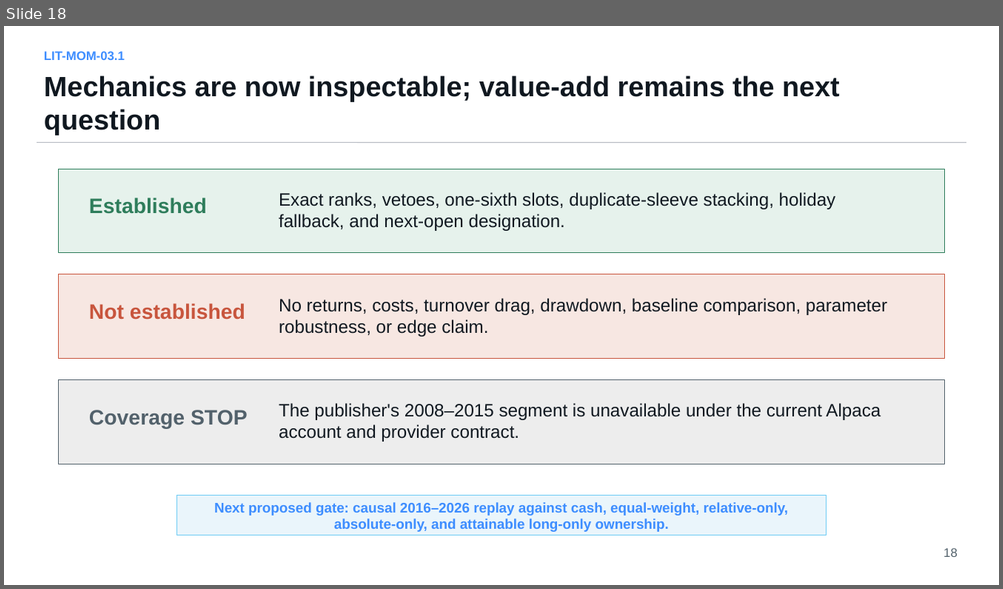
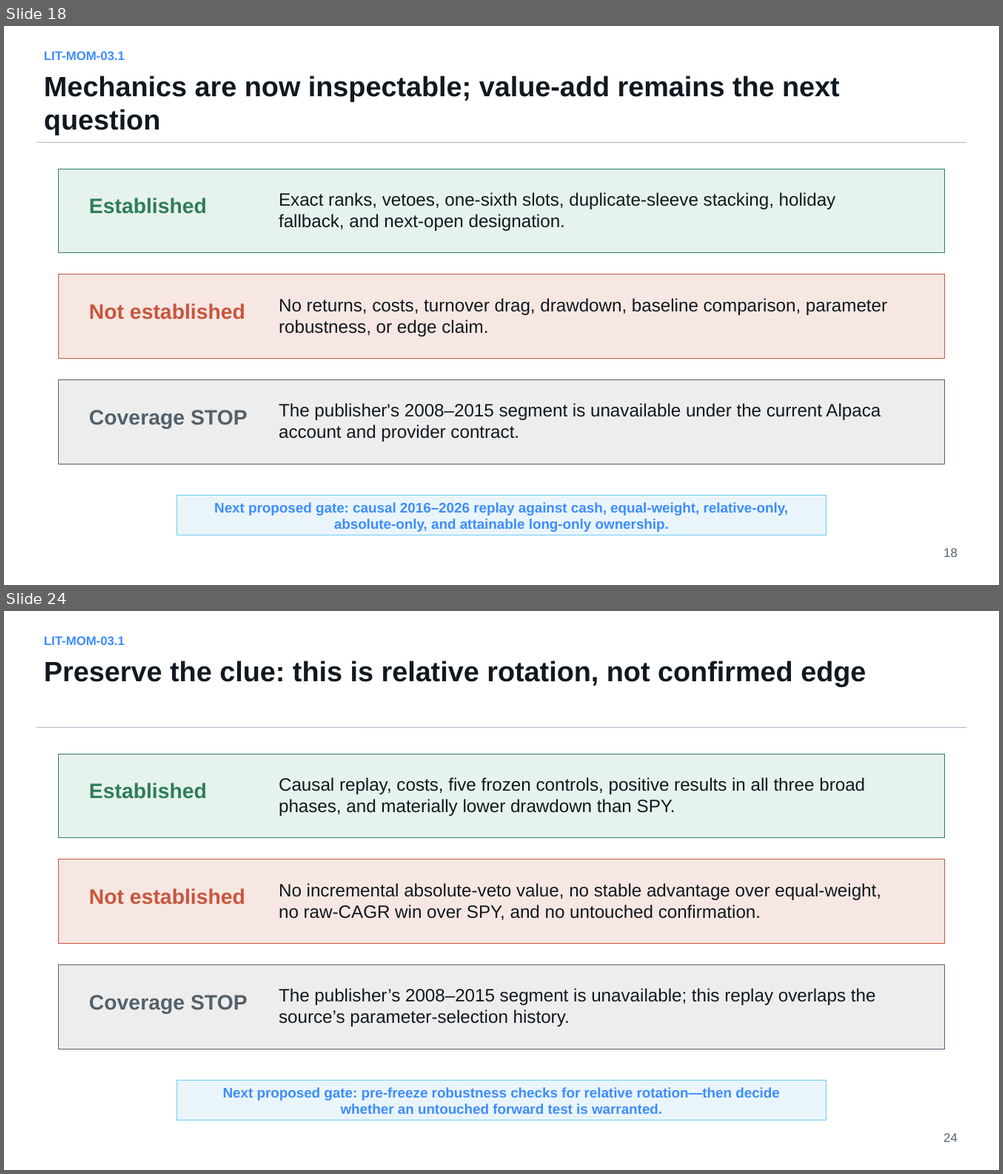
Before and after one commit to Francisc0Franc0/Time-Series-Modeling-Gen5, a slide deck: literature_studies/presentations/gen5_lit_mom_03_1_dual_momentum_study.pptx. Shown one above the other, each under a label of ours: slide 18 before the commit, slides 18 and 24 after it; the slides between them are not shown. The pictures are 1003x589 and 1003x1174 pixels, drawn with LibreOffice and Linux fonts; fonts in the diff are those of the drawing. Boxes give left, top, right and bottom in pixels: in the first picture for what was removed or moved away, otherwise in the second. Text is boxed around its words. In the diff, an @@ line names an element or a change of style, - is before the commit and + after.

Commit message:
Evaluate dual momentum against causal controls

```diff
--- a/literature_studies/presentations/gen5_lit_mom_03_1_dual_momentum_study.pptx
+++ b/literature_studies/presentations/gen5_lit_mom_03_1_dual_momentum_study.pptx
@@ slide 24 added at (4,611,999,1170), background #FFFFFF @@
@@ text added at (44,636,125,645), 12 pt, text #3D8DFF, bold @@
+LIT-MOM-03.1
@@ text added at (44,661,865,686), 27 pt, text #101820, bold @@
+Preserve the clue: this is relative rotation, not confirmed edge
@@ line added from (37, 727) to (967, 727), #B8BCC4 0.75 pt @@
@@ rectangle added at (59,755,945,838), fill #E6F2EC, outline #2E7D5B 0.75 pt @@
@@ text added at (89,783,207,799), 20.2 pt, text #2E7D5B, bold @@
+Established
@@ text added at (279,777,865,816), 17.2 pt, text #101820 @@
+Causal replay, costs, five frozen controls, positive results in all three broad phases, and materially lower drawdown than SPY.
@@ rectangle added at (59,860,945,943), fill #F7E7E2, outline #C8553D 0.75 pt @@
@@ text added at (89,889,245,905), 20.2 pt, text #C8553D, bold @@
+Not established
@@ text added at (279,883,881,920), 17.2 pt, text #101820 @@
+No incremental absolute-veto value, no stable advantage over equal-weight, no raw-CAGR win over SPY, and no untouched confirmation.
@@ rectangle added at (59,965,945,1049), fill #EDEDED, outline #52616B 0.75 pt @@
@@ text added at (89,995,247,1014), 20.2 pt, text #52616B, bold @@
+Coverage STOP
@@ text added at (279,988,876,1027), 17.2 pt, text #101820 @@
+The publisher’s 2008–2015 segment is unavailable; this replay overlaps the source’s parameter-selection history.
@@ rectangle added at (176,1080,826,1121), fill #EAF5FB, outline #6DCBF4 0.75 pt @@
@@ text added at (223,1088,780,1114), 13.5 pt, text #3D8DFF, bold @@
+Next proposed gate: pre-freeze robustness checks for relative rotation—then decide whether an untouched forward test is warranted.
@@ text added at (943,1133,957,1142), 12 pt, text #52616B @@
+24
```
Also in this commit, not shown: 1 slide changed, 5 other slides added, 9 other files.
